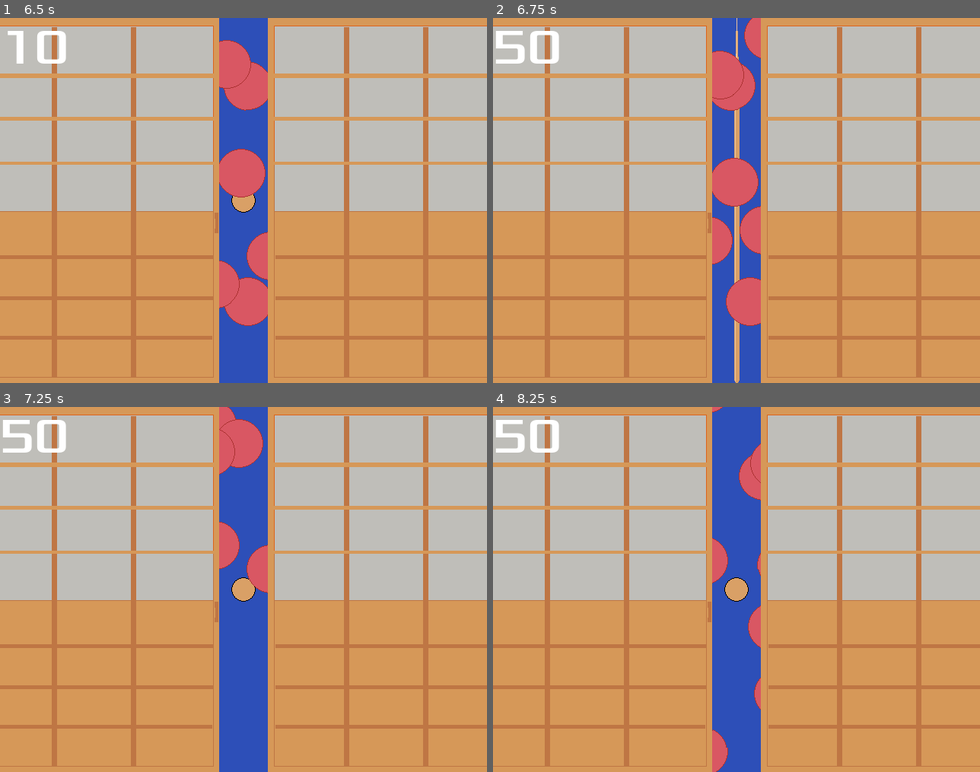
Above: before the commit, frames 1-4 (two rows, left to right).
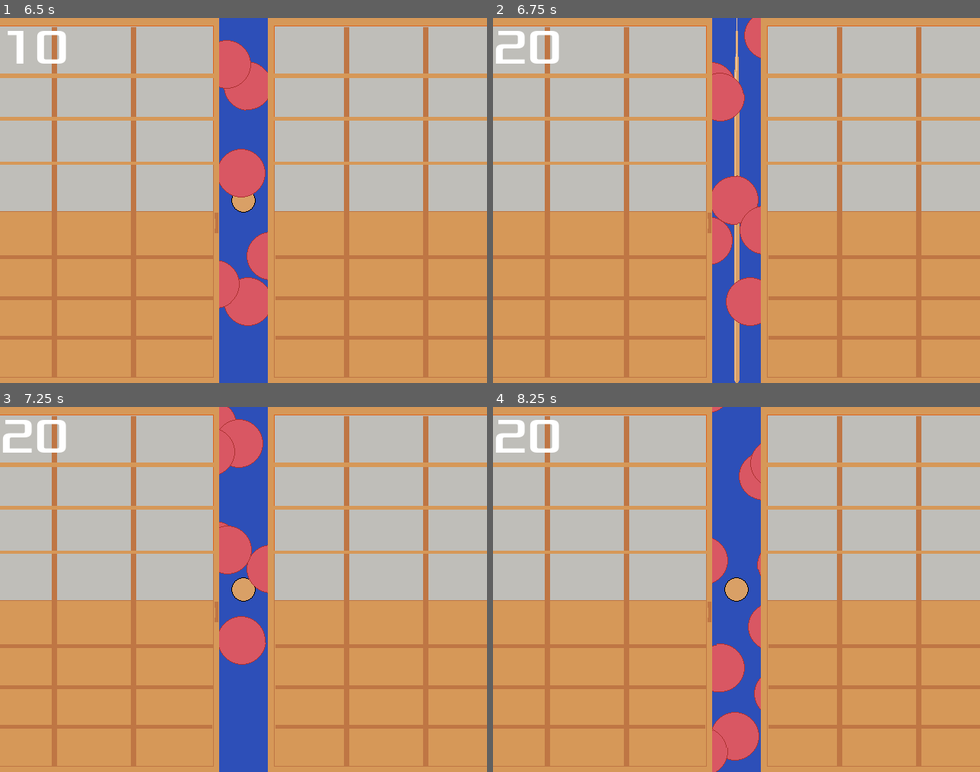
Above: after the commit, the same moments.

Repository: zundouz/ldjam54_odango
Game: Godot game, scene res://main.tscn
Same seed, same stepped clock (60 frames per second), same inputs: the game is played once before the commit and once after it.
Inputs:
- Up to frame 1 (6.5 s): tap Enter at 0.5 s; hold Right (move_right) 0.53-1.28 s; tap Space at 1.25 s; hold Down (move_down) 1.28-2.03 s; hold Right (move_right) 2.03-2.78 s; hold Up (move_up) 2.78-3.53 s; hold Left (move_left) 3.53-5.03 s; hold Down (move_down) 5.03-5.78 s; hold Right (move_right) from 5.78 s (still down)
- Up to frame 2 (6.75 s): release Right (move_right) at 6.53 s; hold Up (move_up) from 6.53 s (still down)
- Up to frame 3 (7.25 s): keep holding Up (move_up)
- Up to frame 4 (8.25 s): release Up (move_up) at 7.28 s; hold Right (move_right) 7.28-8.03 s; hold Down (move_down) from 8.03 s (still down)

Frame 1 is identical in both runs. In frame 2, 1.8% of the frame differs, in the area x 0-55%, y 3-57%; in frame 3, 1.6%; in frame 4, 1.8%.

Commit message:
feat: 連打防止処理

Diff:
--- a/odango.gd
+++ b/odango.gd
@@ -14,7 +14,7 @@
 	$AnimatedSprite2D.play()
 
 	# ボタンを押したときに、座標が串の範囲内だったら特典
-	if Input.is_action_just_pressed("move_up"):
+	if Input.is_action_just_pressed("move_up") and MyGlobal.is_odango_finished == true:
 		if transform.get_origin().x < Center_X_Pos + 25 and transform.get_origin().x > Center_X_Pos - 25:
 			is_shot = true;
 			z_index = 10;
